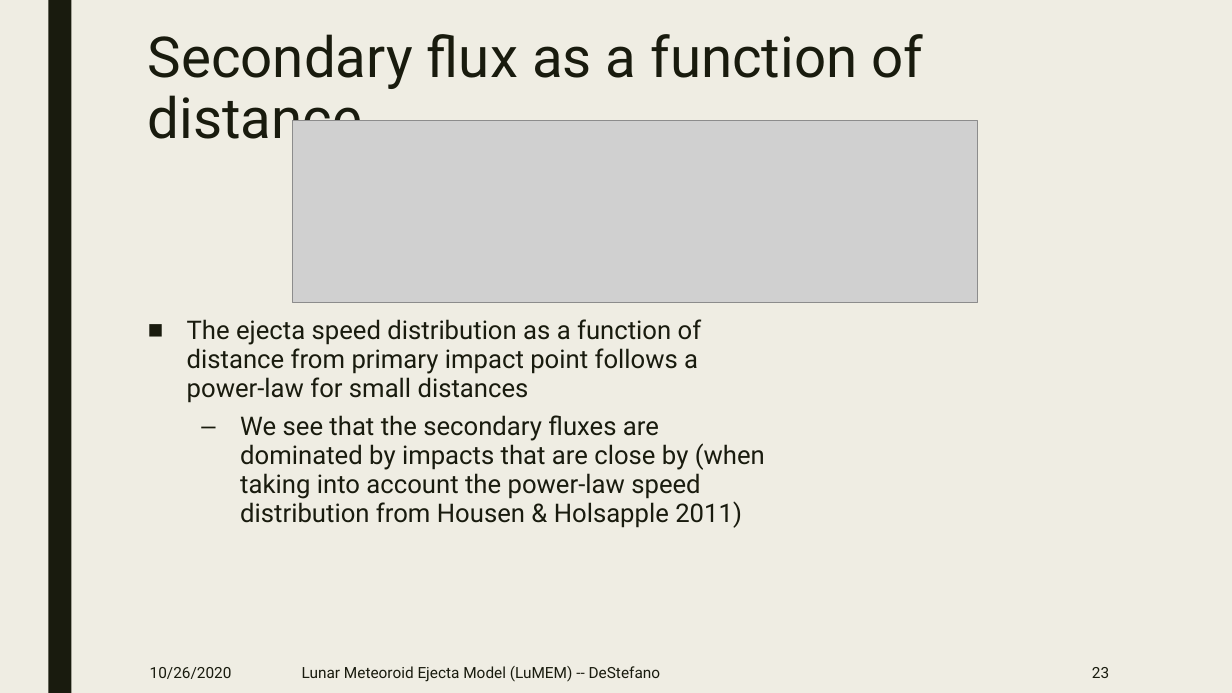
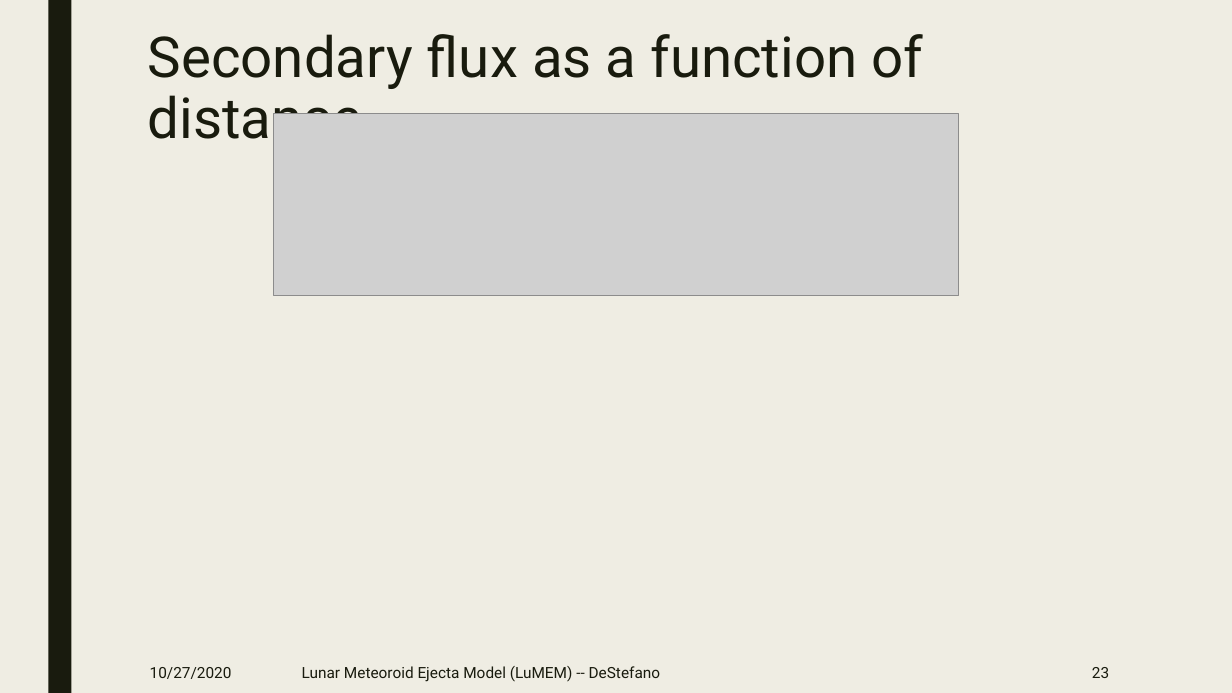
Before and after one commit to pmbremner/LunarEjecta, a slide deck: slide 23 of Presentation/Lunar_Secondary_Ejecta_Model.pptx. Drawn at 1232x693 pixels with LibreOffice and Linux fonts; fonts in the diff are those of the drawing; grey boxes stand for pictures. Boxes give left, top, right and bottom in pixels: in the first picture for what was removed or moved away, otherwise in the second. Text is boxed around its words. In the diff, an @@ line names an element or a change of style, - is before the commit and + after.

```diff
--- a/Presentation/Lunar_Secondary_Ejecta_Model.pptx
+++ b/Presentation/Lunar_Secondary_Ejecta_Model.pptx
@@ picture moved from (x1=292, y1=121, x2=978, y2=303) to (x1=274, y1=114, x2=959, y2=296) @@
@@ text removed at (x1=187, y1=319, x2=765, y2=528) @@
-■ The ejecta speed distribution as a function of distance from primary impact point follows a power-law for small distances
-  – We see that the secondary fluxes are dominated by impacts that are close by (when taking into account the power-law speed distribution from Housen & Holsapple 2011)
@@ text at (x1=150, y1=667, x2=232, y2=679): text changed @@
-10/26/2020
+10/27/2020
```
Also in this commit, not shown: 24 other slides changed.
